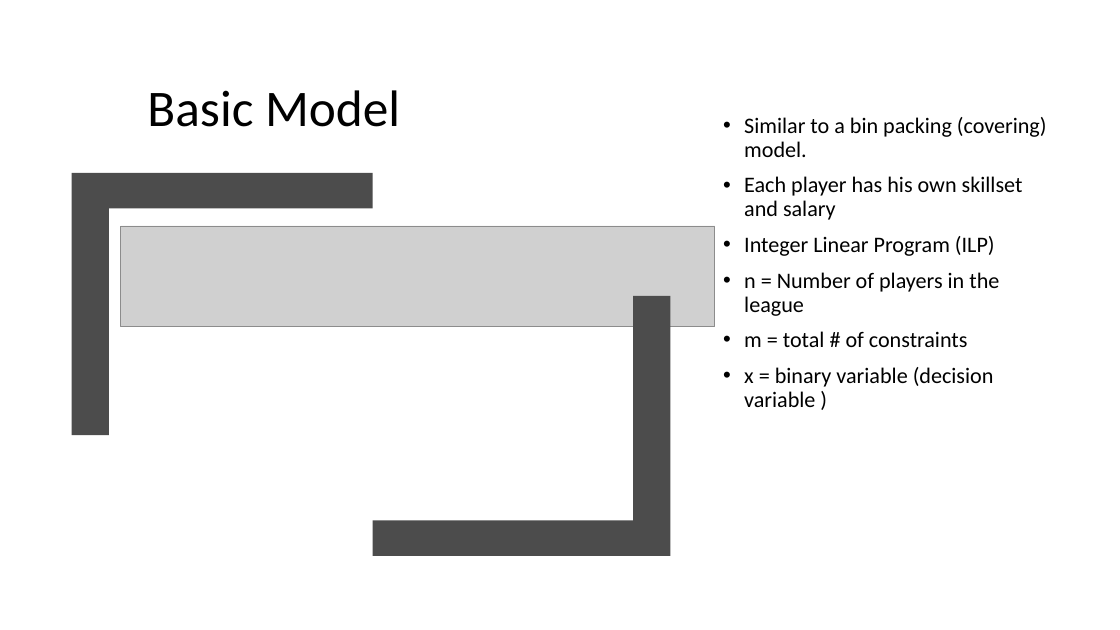
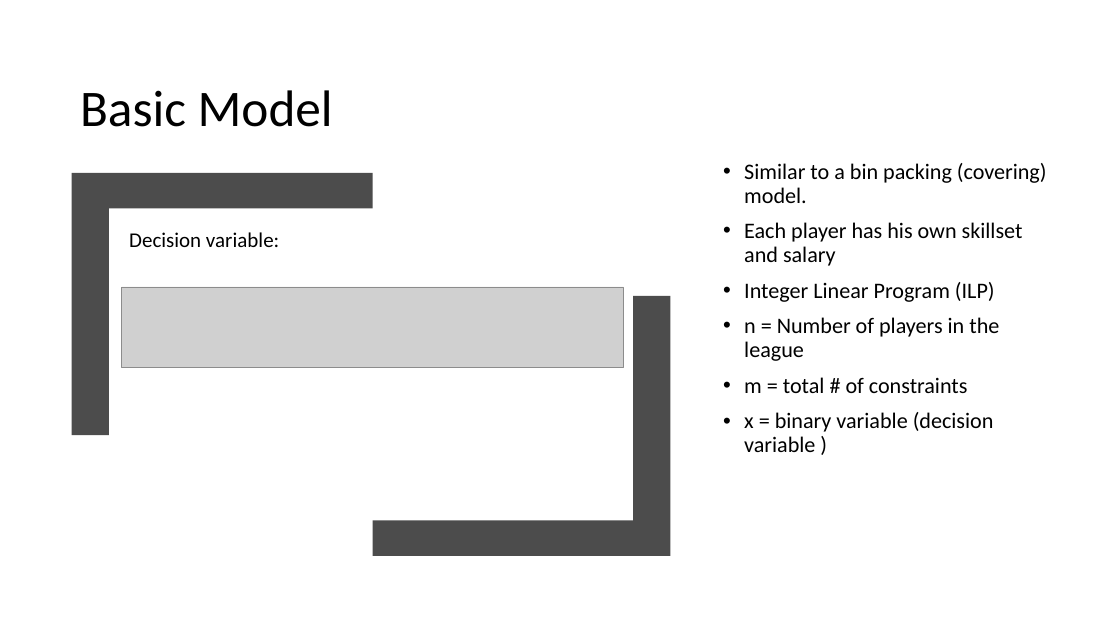
Before and after one commit to Math441Iguess/Math441NBAStuff, a slide deck: slide 6 of Creating a Championship Winning NBA Team (1).pptx. Drawn at 1120x630 pixels with LibreOffice and Linux fonts; fonts in the diff are those of the drawing; grey boxes stand for pictures. Boxes give left, top, right and bottom in pixels: in the first picture for what was removed or moved away, otherwise in the second. Text is boxed around its words. In the diff, an @@ line names an element or a change of style, - is before the commit and + after.

```diff
--- a/Creating a Championship Winning NBA Team (1).pptx
+++ b/Creating a Championship Winning NBA Team (1).pptx
@@ title "Basic Model": place and size @@
-title "Basic Model" at [147, 90, 400, 127]
+title "Basic Model" at [80, 90, 333, 127]
@@ text "Similar to a bin packing ...": place and size @@
-text "Similar to a bin packing ..." at [744, 117, 1047, 407]
+text "Similar to a bin packing ..." at [744, 163, 1047, 452]
@@ text added at [129, 232, 279, 247], 18 pt, text #000000 @@
+Decision variable:
@@ picture: place and size @@
-picture at [121, 226, 715, 327]
+picture at [122, 287, 623, 367]
```
Also in this commit, not shown: 13 other slides changed.
